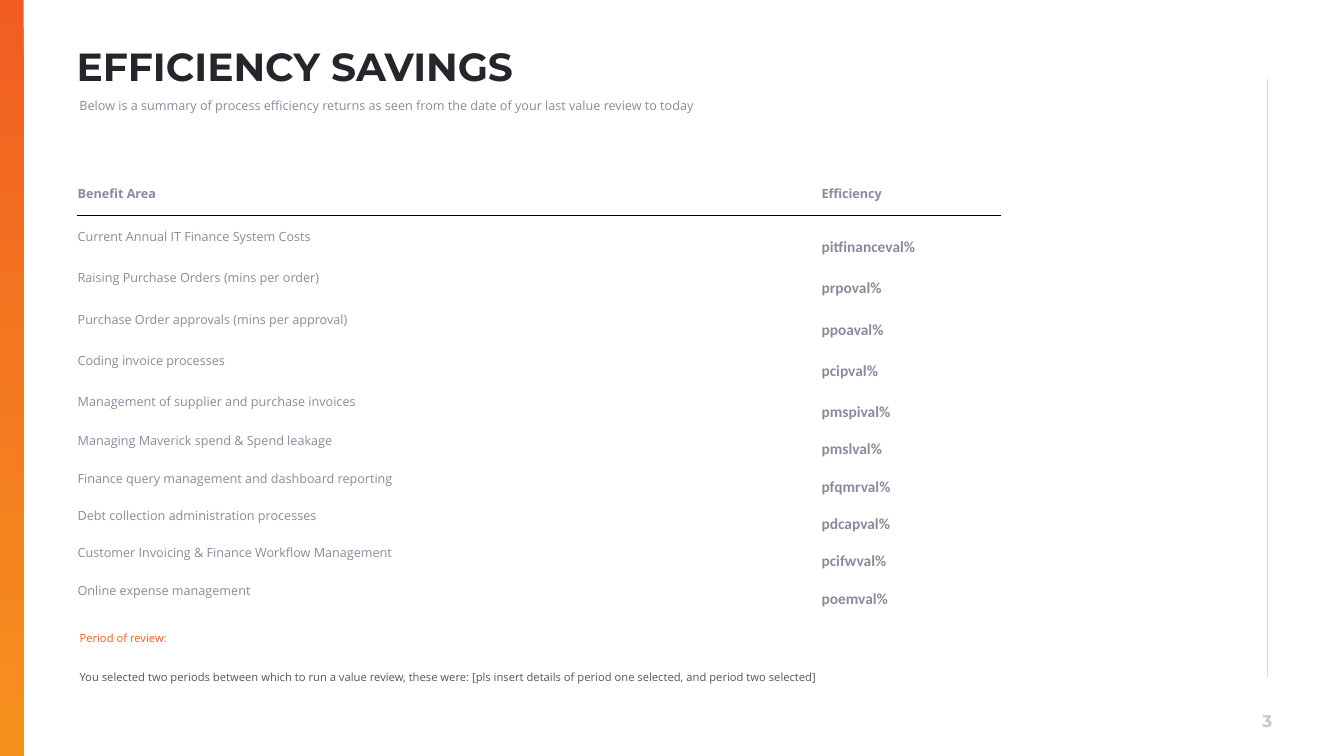
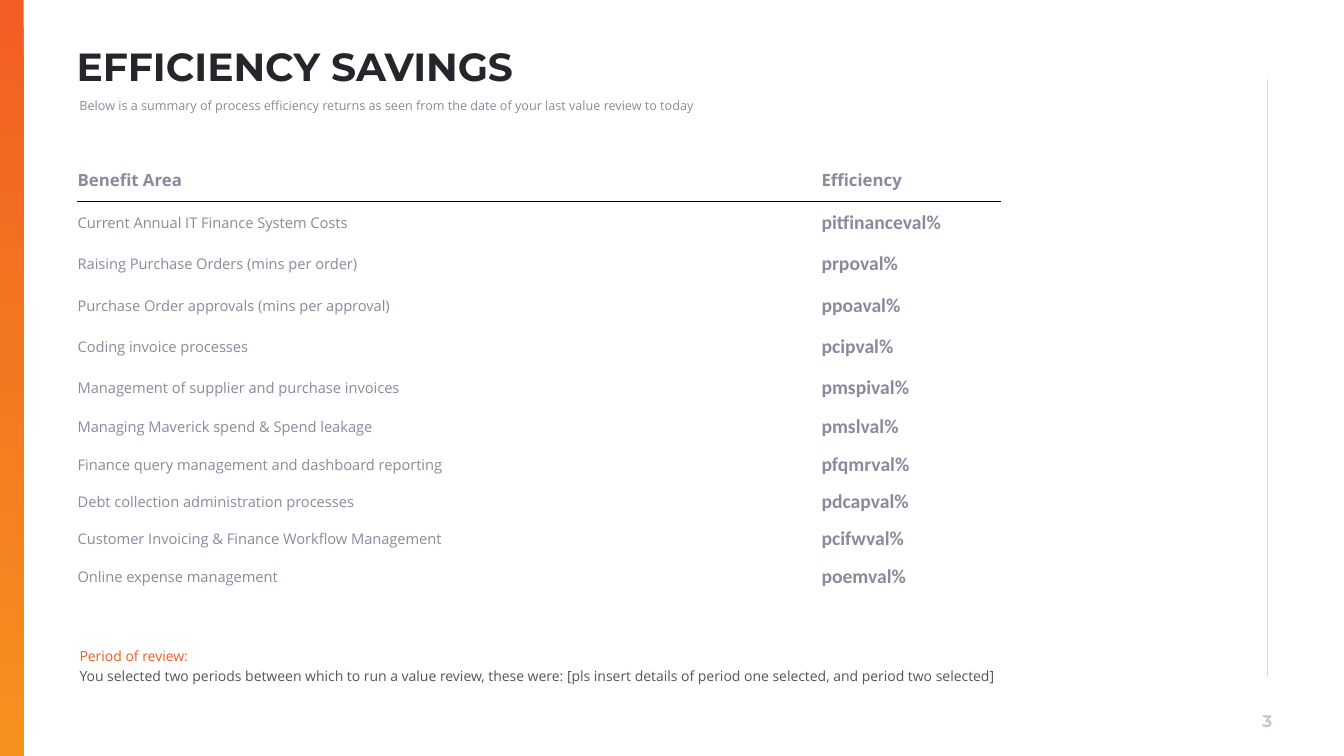
Before and after one commit to muratozdemirpiblo/ppt-api, a slide deck: slide 3 of questionare.pptx. Drawn at 1344x756 pixels with LibreOffice and Linux fonts; fonts in the diff are those of the drawing; background and template pictures are left out. Boxes give left, top, right and bottom in pixels: in the first picture for what was removed or moved away, otherwise in the second. Text is boxed around its words. In the diff, an @@ line names an element or a change of style, - is before the commit and + after.

```diff
--- a/questionare.pptx
+++ b/questionare.pptx
@@ table at box(77, 156, 1001, 595) @@
@@ size 9 to 12 pt in "Benefit Area", "Efficiency" @@
@@ size 9 to 10.5 pt in "Current Annual IT Finance System Costs", "Raising Purchase Orders (mins per order)", "Purchase Order approvals (mins per approval)", "Coding invoice processes" and 6 more places @@
@@ size 11 to 14 pt in "pitfinanceval%", "prpoval%", "ppoaval%", "pcipval%" and 6 more places @@
@@ table: place and size @@
-table at box(77, 170, 1001, 611)
+table at box(77, 156, 1001, 595)
@@ text at box(80, 650, 994, 685): text changed; size 8 to 10 pt @@
-Period of review:
-You selected two periods between which to run a value review, these were: [pls insert details of period one selected, and period two selected]
+Period of review:
+You selected two periods between which to run a value review, these were: [pls insert details of period one selected, and period two selected]
```
Also in this commit, not shown: 1 other slide changed, 1 slide added, 1 slide removed, 6 other files.
